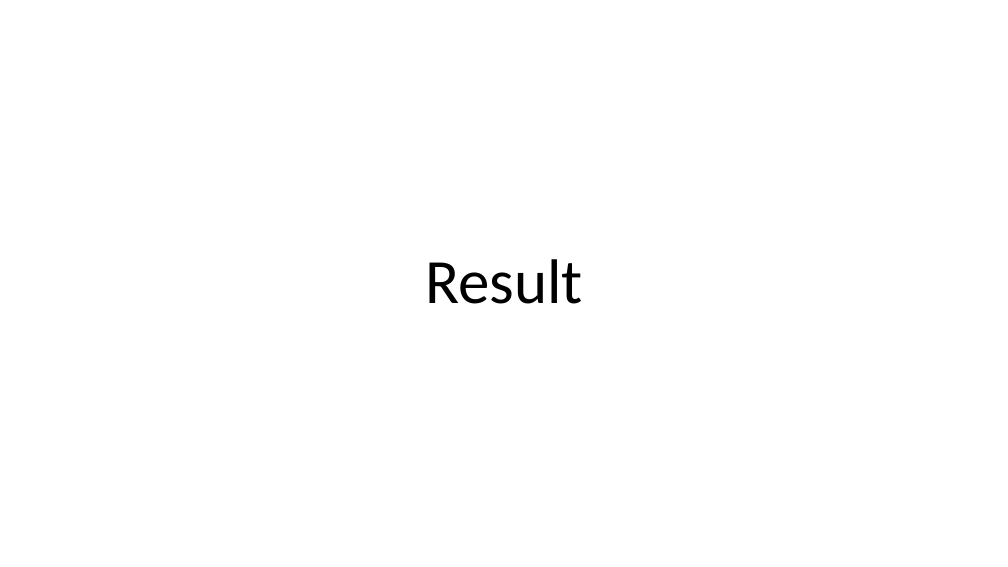
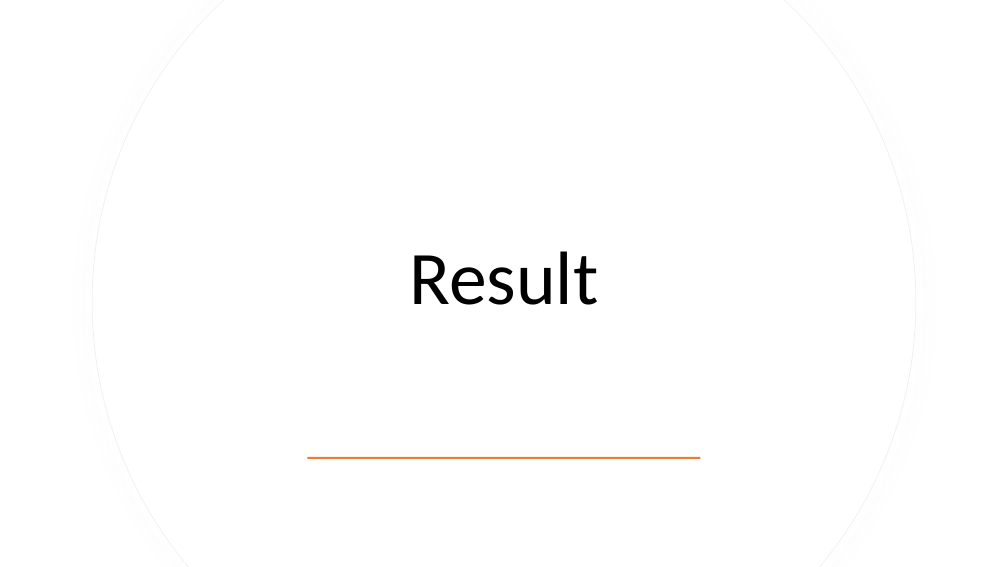
Before and after one commit to SeppeBudenaers/Soldeer_Station_Seppe_Budenaers, a slide deck: slide 8 of Media/Presentatie1.pptx (slide 7 before the commit). Drawn at 1008x567 pixels with LibreOffice and Linux fonts; fonts in the diff are those of the drawing. Boxes give left, top, right and bottom in pixels: in the first picture for what was removed or moved away, otherwise in the second. Text is boxed around its words. In the diff, an @@ line names an element or a change of style, - is before the commit and + after.

```diff
--- a/Media/Presentatie1.pptx
+++ b/Media/Presentatie1.pptx
@@ freeform shape added at <box>92,0,917,567</box>, fill #FFFFFF, outline #EFEFEF 0.75 pt @@
@@ freeform shape added at <box>93,0,916,567</box>, fill #FFFFFF @@
@@ title "Result": place and size @@
-title "Result" at <box>425,259,583,304</box>
+title "Result" at <box>409,251,598,305</box>
@@ title "Result" at <box>409,251,598,305</box>: size 60 to 72 pt; vertical alignment bottom to middle @@
@@ rectangle added at <box>308,457,701,459</box>, fill #ED7D31 @@
```
Also in this commit, not shown: 5 other slides changed, 1 slide added, 10 other files.
